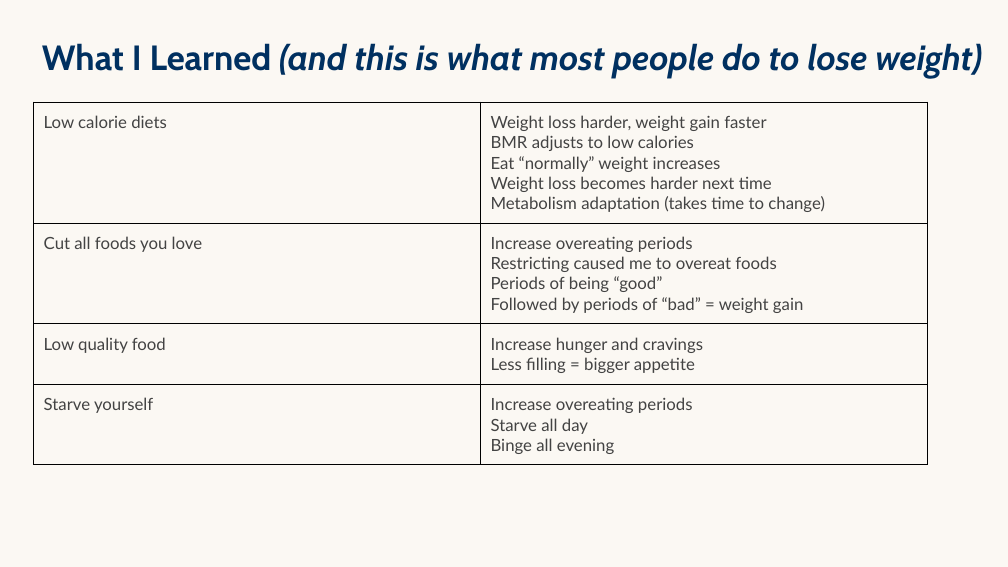
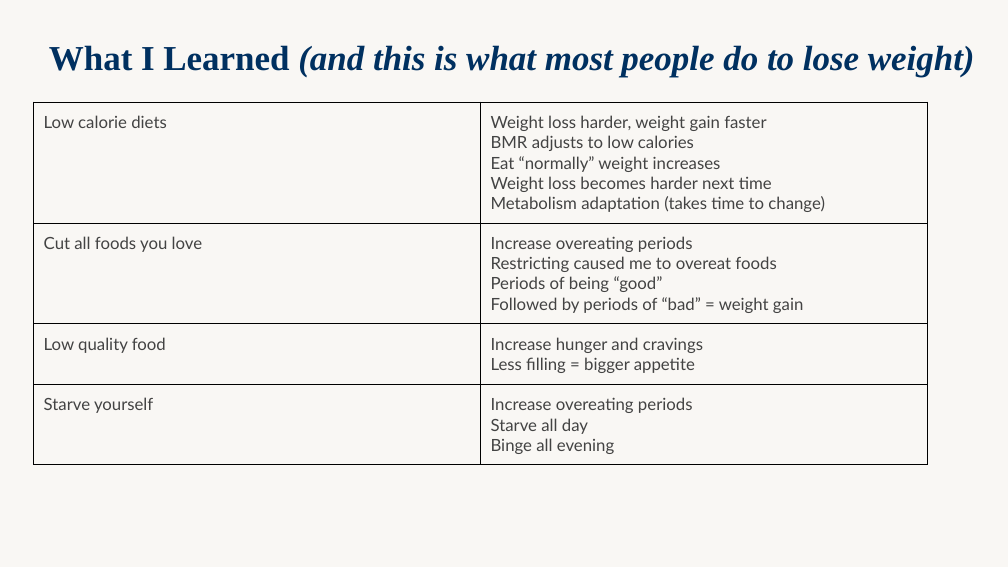
Before and after one commit to WeAreWLA/21-day-reset, a slide deck: slide 5 of decks/Day 5 - Free 5 Day Reset/Day 5 - Free 5 Day Reset.pptx. Drawn at 1008x567 pixels with LibreOffice and Linux fonts; fonts in the diff are those of the drawing. Boxes give left, top, right and bottom in pixels: in the first picture for what was removed or moved away, otherwise in the second. Text is boxed around its words. In the diff, an @@ line names an element or a change of style, - is before the commit and + after.

```diff
--- a/decks/Day 5 - Free 5 Day Reset/Day 5 - Free 5 Day Reset.pptx
+++ b/decks/Day 5 - Free 5 Day Reset/Day 5 - Free 5 Day Reset.pptx
@@ background #FBF8F3 to #F9F7F4 @@
@@ title "What I Learned (and this ..." at [49, 45, 975, 77]: font Cabin to Times New Roman @@
```
Also in this commit, not shown: 36 other slides changed.
